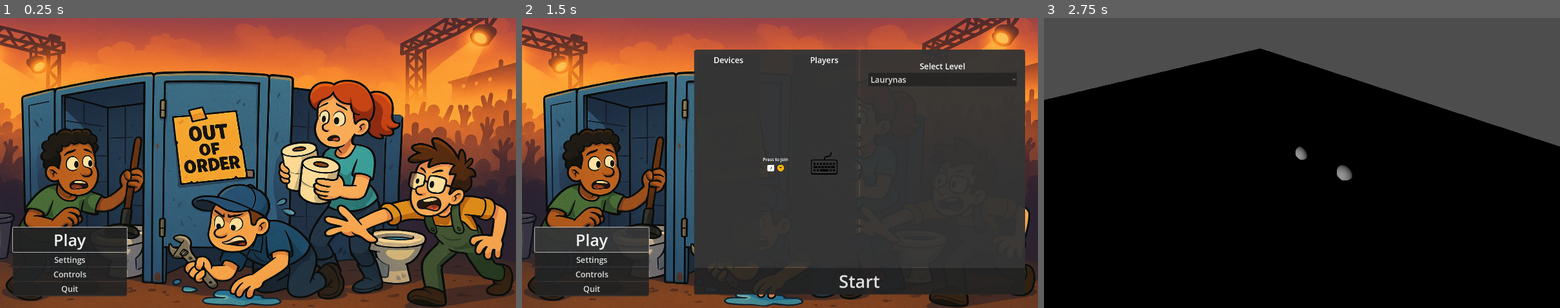
Above: before the commit, frames 1-3 (left to right).
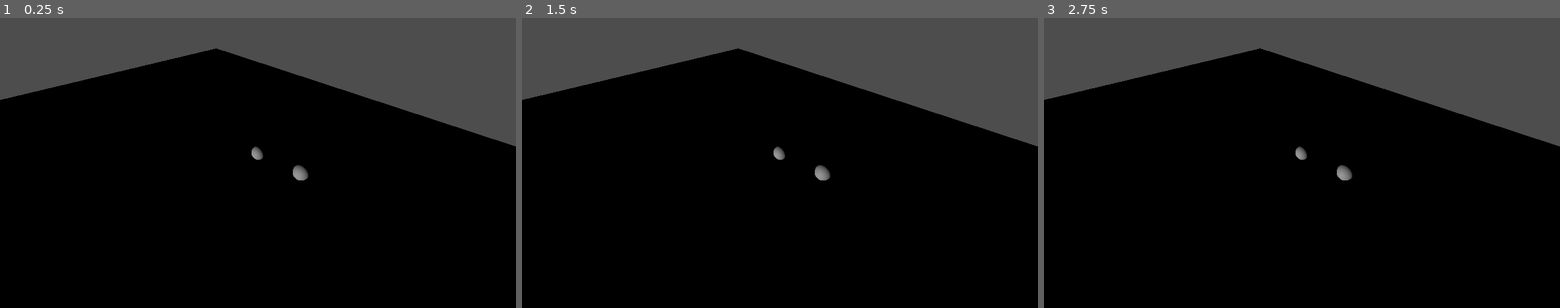
Above: after the commit, the same moments.

Repository: LaurynasP/ldjam-57
Game: Godot game, scene res://features/level/debug_levels/Laurynas.tscn
The game is run twice, just before and just after one commit, with the same random seed, the same clock (stepped at 60 frames per second) and the same inputs. Before the commit the project starts from res://scenes/Main.tscn.
Inputs (mouse positions are in pixels of both pictures, inside the frame that each line leads up to):
- Up to frame 1 (0.25 s): no input
- Up to frame 2 (1.5 s): click (594, 238) at 0.5 s, where only the run before the commit has a clickable "Play"; click (594, 238) at 1.25 s, where only the run before the commit has a clickable "Play"
- Up to frame 3 (2.75 s): click (1379, 281) at 2 s, where only the run before the commit has a clickable "Start"

The runs differ from the first frame. In frame 1, 91% of the frame differs, in the area x 0-100%, y 0-100%; in frame 2, 97%; in frame 3, nothing differs.

Commit message:
Map controller menu button

Diff:
--- a/project.godot
+++ b/project.godot
@@ -11,7 +11,7 @@
 [application]
 
 config/name="ldjam-57"
-run/main_scene="uid://cu73xjjw087ti"
+run/main_scene="uid://hag7k21uqn13"
 config/features=PackedStringArray("4.4", "Forward Plus")
 config/icon="res://icon.svg"
 
@@ -49,6 +49,12 @@
 , Object(InputEventKey,"resource_local_to_scene":false,"resource_name":"","device":0,"window_id":0,"alt_pressed":false, …(185 unchanged characters)…
 , Object(InputEventKey,"resource_local_to_scene":false,"resource_name":"","device":0,"window_id":0,"alt_pressed":false, …(181 unchanged characters)…
 , Object(InputEventJoypadButton,"resource_local_to_scene":false,"resource_name":"","device":-1,"button_index":0,"pressure":0.0,"pressed":true,"script":null)
+]
+}
+ui_cancel={
+"deadzone": 0.5,
+"events": [Object(InputEventKey,"resource_local_to_scene":false,"resource_name":"","device":0,"window_id":0,"alt_pressed":false,"shift_pressed":false,"ctrl_pressed":false,"meta_pressed":false,"pressed":false,"keycode":4194305,"physical_keycode":0,"key_label":0,"unicode":0,"location":0,"echo":false,"script":null)
+, Object(InputEventJoypadButton,"resource_local_to_scene":false,"resource_name":"","device":-1,"button_index":6,"pressure":0.0,"pressed":true,"script":null)
 ]
 }
 keyboard_up={
